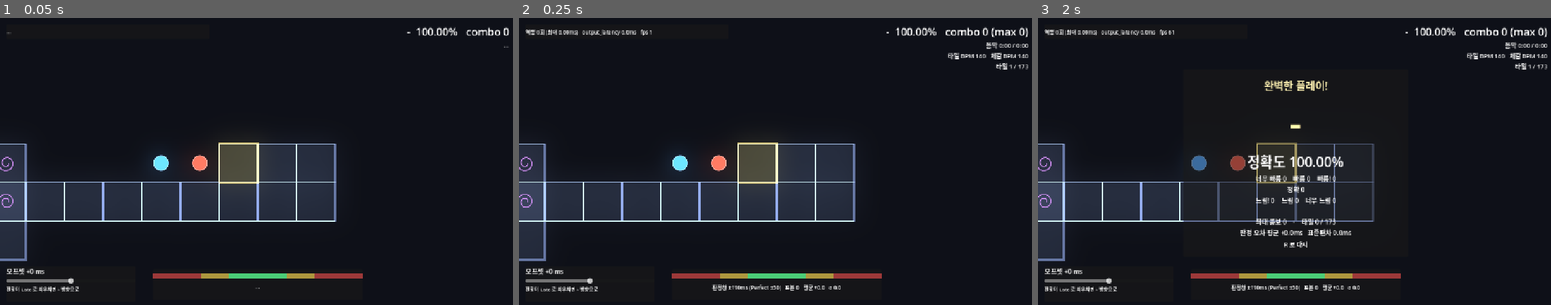
Above: before the commit, frames 1-3 (left to right).
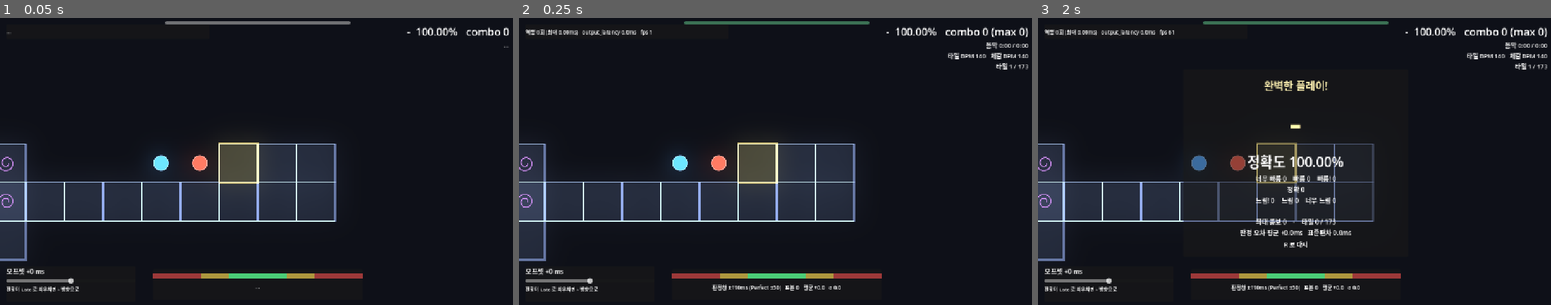
Above: after the commit, the same moments.

Repository: gook-lab/rhythm-godot
Game: Godot game, scene res://scenes/Main.tscn
Same seed, same stepped clock (60 frames per second), same inputs: the game is played once before the commit and once after it. Sound files missing from this copy of the repository are replaced by a short silence.
Inputs (mouse positions are in pixels of both pictures, inside the frame that each line leads up to):
- Up to frame 1 (0.05 s): no input
- Up to frame 2 (0.25 s): no input
- Up to frame 3 (2 s): tap Enter at 0.5 s; move the mouse to (1407, 150) at 0.52 s; tap R at 0.6, 1.35 s; click (1407, 150) at 0.67 s; tap Space at 0.77, 1.52 s; move the mouse to (1191, 178) at 1.27 s; click (1191, 178) at 1.42 s

The runs differ from the first frame. In frame 1, 0.4% of the frame differs, in the area x 32-69%, y 1-3%; in frame 2, 0.4%; in frame 3, 0.4%.

Commit message:
fix: 정확도 실패 -> 체력 시스템 (판정 로직 재설계)
실사용 보고: 오토플레이(실제로는 무입력 관전)에서 12판정 만에 실패.
1분 9초 곡이 11초에 끝났다. 정확도 기반 실패의 결함 두 가지가 드러났다:

1. 정확도는 누적값이라 한 번 떨어지면 회복이 사실상 불가능하다.
   초반에 감 잡느라 몇 개 놓치면 그걸로 끝 — 리듬게임에서 가혹하다.
2. 안 치고 보고만 있어도 실패한다. 관전은 실패가 아니다.

## 체력 시스템 (Score.health)
미스 -7 · Perfect +1.6 · E/L Perfect +1.0 · Very +0.4. 시작 100, 0이면 실패.
연속 미스 약 15개에 죽고, 잘 치면 돌아온다.
핵심: 한 번도 안 눌렀으면 아예 깎지 않는다(Score.started) —
delta 가 유한한 판정(=실제 입력)이 처음 들어올 때부터 센다.
상단 중앙 체력 바 (60 아래 노랑, 30 아래 빨강).

스모크 실측:
  무입력          -> 무피해 완주 (started=false)
  전부 정확       -> 체력 100 유지, 랭크 SS~P
  20% 미스        -> 체력 78 생존, 랭크 B
  50% 미스        -> 39타일에서 체력 0 사망, F

## 곁다리 수정 2건 (검증 중 발견)
- 정지 후 클럭: stop() 뒤 get_playback_position() 이 0 을 돌려줘서
  클럭이 곡 길이만큼(-20.9초 실측) 역행했다. 정지 상태에선 마지막 값 유지.
- 카메라 가드: '한 프레임 최대 이동' 은 OS 히치를 재는 값이었다
  (4회 실측 5.2/10.0/17.5/36.3px 산포, p99 는 3.0~3.3 일관).
  중앙값 8배 초과 프레임의 비율(>0.3%)로 교체.

## 조작 테스트 경계 플레이크 수정
의도 +45ms 가 폴링 편향(+7~13ms)으로 실측 +52~58 이 되어 LATE PERFECT
상한 60 에 2~8ms 여유로 붙어 있었다. 히치 한 번에 VERY_LATE 로 넘어가는
플레이크. 오프셋을 '창 중앙 - 10ms' 로 재배치해 여유 12ms+ 확보.

테스트: 121 -> 134 passed (체력 13종 추가) · 스모크 4모드 PASS ·
조작 21/21 연속 2회 PASS

Diff:
--- a/scenes/Main.tscn
+++ b/scenes/Main.tscn
@@ -62,6 +62,19 @@
 
 [node name="UI" type="CanvasLayer" parent="."]
 
+[node name="HealthBar" type="ProgressBar" parent="UI"]
+anchor_left = 0.5
+anchor_right = 0.5
+offset_left = -230.0
+offset_top = 8.0
+offset_right = 230.0
+offset_bottom = 16.0
+grow_horizontal = 2
+max_value = 100.0
+value = 100.0
+show_percentage = false
+mouse_filter = 2
+
 [node name="ComboBox" type="VBoxContainer" parent="UI"]
 anchor_left = 0.5
 anchor_right = 0.5
--- a/scripts/AudioClock.gd
+++ b/scripts/AudioClock.gd
@@ -110,6 +110,11 @@
 ##    판정 오차로 그대로 들어간다. 두 곳에서 각각 불러도 단조 클램프가 있어 모순이 없다.
 func now_ms() -> float:
 	assert(is_warm(), "now_ms() before warm — 호출자가 is_warm() 게이트를 빠뜨렸다")
+	# 정지한 뒤에는 get_playback_position() 이 0 을 돌려준다.
+	# 그대로 계산하면 클럭이 곡 길이만큼 통째로 뒤로 가고(실측 -20.9초)
+	# 역행 카운터가 오염된다. 정지 상태에서는 마지막 값을 그대로 유지한다.
+	if not _player.playing:
+		return _last_ms
 	var pos := _player.get_playback_position()               # 초
 	var since_mix := AudioServer.get_time_since_last_mix()   # 초
 	var latency := AudioServer.get_output_latency()          # 초
--- a/scripts/Main.gd
+++ b/scripts/Main.gd
@@ -35,11 +35,10 @@
 const SHAKE_HZ := 22.0
 const SHAKE_MIN_COMBO := 3
 
-## 정확도가 이 아래로 떨어지면 실패로 끝낸다.
-## 초반 한두 번 미스로 끝나면 가혹하므로 유예 판정 수를 둔다 —
-## 판정이 적을 때는 한 번만 놓쳐도 정확도가 크게 흔들린다.
-@export var fail_below_accuracy: float = 55.0
-@export var fail_grace_judgments: int = 12
+## 실패는 체력으로 판정한다(Score.health). 정확도 기반이 아니다 —
+## 정확도는 누적이라 한 번 떨어지면 회복이 안 되고, 초반 미스 몇 개로 끝나버린다.
+## 체력은 미스 -7, 정확 +1.6 이라 14연속 미스면 죽지만 잘 치면 돌아온다.
+## 그리고 플레이어가 한 번도 안 눌렀으면 아예 깎지 않는다(Score.started).
 
 ## 시작 카운트다운을 보여줄 박자 수. 인트로가 16박이라 전부 세면 지루하다.
 const COUNTDOWN_BEATS := 4
@@ -68,6 +67,7 @@
 @onready var _r_rank: Label = $UI/ResultPanel/Margin/VBox/Rank
 @onready var _r_acc: Label = $UI/ResultPanel/Margin/VBox/Accuracy
 @onready var _r_break: Label = $UI/ResultPanel/Margin/VBox/Breakdown
+@onready var _health: ProgressBar = $UI/HealthBar
 
 var _hit_times := PackedFloat32Array()
 var _positions := PackedVector2Array()
@@ -212,8 +212,7 @@
 		_planets.swap_roles()
 		_configure_orbit(_vis)
 
-	# 정확도 실패. 유예 판정 수를 넘긴 뒤부터 본다.
-	if _score.total >= fail_grace_judgments and _score.accuracy() < fail_below_accuracy:
+	if _score.is_dead():
 		_on_song_finished(true)
 		return
 
@@ -371,7 +370,7 @@
 	_r_rank.text = rank
 	_r_acc.text = "정확도 %.2f%%" % acc
 	if failed:
-		_r_headline.text = "실패 — 정확도 %.0f%% 아래" % fail_below_accuracy
+		_r_headline.text = "실패 — 체력 소진"
 		_r_headline.modulate = Color(1.2, 0.45, 0.45)
 		_r_rank.modulate = Color(1.2, 0.45, 0.45)
 	else:
@@ -416,6 +415,9 @@
 # ------------------------------------------------------------------ HUD
 func _update_hud(t: float) -> void:
 	_hud_score.text = _score.summary_line()
+	_health.value = _score.health
+	_health.modulate = Color(1.0, 0.45, 0.45) if _score.health < 30.0 \
+		else (Color(1.0, 0.9, 0.5) if _score.health < 60.0 else Color(0.5, 1.0, 0.7))
 	_combo_label.text = str(_score.combo) if _score.combo > 0 else ""
 	if _score.combo == 0:
 		_verdict_label.text = ""
--- a/scripts/Score.gd
+++ b/scripts/Score.gd
@@ -20,6 +20,22 @@
 ## 판정 오차 표본(ms). Miss 는 제외 — 시각이 없으므로 산포에 못 넣는다.
 var deltas: Array[float] = []
 
+## 체력. 정확도 기반 실패를 대체한다.
+##
+## 정확도는 누적값이라 한 번 떨어지면 회복이 사실상 불가능하다.
+## 초반에 감 잡느라 몇 개 놓치면 그걸로 끝인데, 리듬게임에서 그건 가혹하다.
+## 체력은 미스에 깎이고 잘 치면 돌아온다 — 나쁜 출발이 사형선고가 아니게 된다.
+const HEALTH_MAX := 100.0
+const DMG_MISS := 7.0
+const HEAL_PERFECT := 1.6
+const HEAL_EDGE := 1.0      # E/L Perfect
+const HEAL_VERY := 0.4
+var health := HEALTH_MAX
+
+## 플레이어가 아직 한 번도 안 눌렀으면 체력을 깎지 않는다.
+## 그냥 보고 있는 중이거나 아직 시작 안 한 것이지 '실패'가 아니다.
+var started := false
+
 
 func _ready() -> void:
 	reset()
@@ -33,6 +49,8 @@
 	weight_sum = 0.0
 	combo = 0
 	max_combo = 0
+	health = HEALTH_MAX
+	started = false
 
 
 ## 재시작해도 표본은 남긴다. 산포 측정이 세션 단위이기 때문이다.
@@ -42,6 +60,20 @@
 
 
 func on_judged(v: Judge.Verdict, delta_ms: float, _tile: int) -> void:
+	# 입력이 있었던 판정(= delta 가 유한한 것)이 들어오면 그때부터 '시작'이다.
+	if is_finite(delta_ms):
+		started = true
+	if started:
+		if Judge.is_miss(v):
+			health = maxf(0.0, health - DMG_MISS)
+		else:
+			var heal := HEAL_VERY
+			if v == Judge.Verdict.PERFECT:
+				heal = HEAL_PERFECT
+			elif v == Judge.Verdict.EARLY_PERFECT or v == Judge.Verdict.LATE_PERFECT:
+				heal = HEAL_EDGE
+			health = minf(HEALTH_MAX, health + heal)
+
 	counts[v] = int(counts.get(v, 0)) + 1
 	total += 1
 	weight_sum += Judge.accuracy_weight(v)
@@ -52,6 +84,10 @@
 		max_combo = maxi(max_combo, combo)
 	if is_finite(delta_ms):
 		deltas.append(delta_ms)
+
+
+func is_dead() -> bool:
+	return started and health <= 0.0
 
 
 func accuracy() -> float:
--- a/tests/InputRunner.gd
+++ b/tests/InputRunner.gd
@@ -18,7 +18,12 @@
 ## 타일 1..9 에 대한 의도 오프셋(ms). t04_mixed 는 심판 타일이 9개다.
 ## 개수가 타일 수와 안 맞으면 남는 타일이 자동으로 미스가 되어 계수가 어긋난다.
 ## 999 = 일부러 안 누른다(감시자가 TOO_LATE 를 내야 한다).
-const OFFSETS := [0.0, 45.0, -45.0, 85.0, -85.0, 999.0, 0.0, 0.0, 0.0]
+##
+## 값은 '판정창 중앙 - 폴링 편향(~10ms)' 이다. 이 하네스는 프레임마다 폴링해서
+## 항상 +7~13ms 늦게 누른다. 처음에 +45(LATE PERFECT 창 30~60 의 중앙)를 줬더니
+## 실측 +52~58 로 상한 60 에 2~8ms 여유로 붙어서, 프레임 히치 한 번에
+## VERY_LATE 로 넘어가는 플레이크가 났다. 중앙-10 으로 두면 여유가 12ms 이상이다.
+const OFFSETS := [-10.0, 35.0, -55.0, 75.0, -95.0, 999.0, -10.0, -10.0, -10.0]
 
 var _main: Node
 var _hit: PackedFloat32Array
@@ -112,16 +117,16 @@
 	# 등급이 제대로 매핑됐는가
 	_expect(score.count_of(Judge.Verdict.TOO_LATE) == 1,
 		"무입력 1건이 TOO_LATE (%d건)" % score.count_of(Judge.Verdict.TOO_LATE))
-	_expect(score.count_of(Judge.Verdict.PERFECT) >= 3,
-		"오프셋 0 세 번이 PERFECT (%d건)" % score.count_of(Judge.Verdict.PERFECT))
+	_expect(score.count_of(Judge.Verdict.PERFECT) == 4,
+		"의도 -10ms 네 번이 PERFECT (%d건)" % score.count_of(Judge.Verdict.PERFECT))
 	_expect(score.count_of(Judge.Verdict.LATE_PERFECT) == 1,
-		"+45ms -> LATE PERFECT (%d건)" % score.count_of(Judge.Verdict.LATE_PERFECT))
+		"+35ms -> LATE PERFECT (%d건)" % score.count_of(Judge.Verdict.LATE_PERFECT))
 	_expect(score.count_of(Judge.Verdict.EARLY_PERFECT) == 1,
-		"-45ms -> EARLY PERFECT (%d건)" % score.count_of(Judge.Verdict.EARLY_PERFECT))
+		"-55ms -> EARLY PERFECT (%d건)" % score.count_of(Judge.Verdict.EARLY_PERFECT))
 	_expect(score.count_of(Judge.Verdict.VERY_LATE) == 1,
-		"+85ms -> LATE! (%d건)" % score.count_of(Judge.Verdict.VERY_LATE))
+		"+75ms -> LATE! (%d건)" % score.count_of(Judge.Verdict.VERY_LATE))
 	_expect(score.count_of(Judge.Verdict.VERY_EARLY) == 1,
-		"-85ms -> EARLY! (%d건)" % score.count_of(Judge.Verdict.VERY_EARLY))
+		"-95ms -> EARLY! (%d건)" % score.count_of(Judge.Verdict.VERY_EARLY))
 
 	# 3) echo 가 걸러졌는가 — 안 걸러졌으면 판정 수가 타일 수를 넘는다
 	_expect(score.total <= _hit.size() - 1,
--- a/tests/SmokeRunner.gd
+++ b/tests/SmokeRunner.gd
@@ -131,7 +131,8 @@
 	var sec := int(wall)
 	if sec != _last_sec and sec % 5 == 0 and sec > 0:
 		_last_sec = sec
-		var warm: bool = AudioClock.is_warm()
+		# 끝난 뒤에는 클럭을 읽지 않는다 — 정지 상태의 값은 의미가 없다.
+		var warm: bool = AudioClock.is_warm() and not fin
 		var clk: float = AudioClock.now_ms() if warm else -1.0
 		print("  %7d  %8.0f  %4d  %4d  %d" % [sec, clk, idx,
 			int(_main.get_node("Score").total), int(AudioClock.clamp_hits)])
@@ -153,6 +154,7 @@
 		print("  랭크 %s · 정확도 %.2f%% · 최대콤보 %d · 표본 %d 평균 %+.1fms σ %.1fms"
 			% [score.rank(), score.accuracy(), score.max_combo,
 			   st2.n, st2.mean, st2.sd])
+	print("  체력 %.1f / %.0f · started %s" % [score.health, Score.HEALTH_MAX, score.started])
 	print("  클럭 역행 %d회 · 최대 %.3fms" % [int(AudioClock.clamp_hits),
 		float(AudioClock.max_backstep_ms)])
 	# 카메라 부드러움: 프레임당 이동량의 중앙값 대비 최대값.
@@ -190,18 +192,20 @@
 		if score.count_of(Judge.Verdict.TOO_LATE) > 0:
 			print("  FAIL 자동플레이인데 미스가 %d 건"
 				% score.count_of(Judge.Verdict.TOO_LATE)); fails += 1
-	# 무입력이면 정확도 실패 조건에 걸려서 일찍 끝나는 게 '정상'이다.
-	# 자동플레이(미스 없음)일 때만 완주를 요구한다.
-	var grace: int = int(_main.get("fail_grace_judgments"))
-	if autoplay and miss_every == 0:
+	# 실패는 체력으로 판정한다. 그리고 한 번도 안 누른 플레이어는 체력이 안 깎인다
+	# (Score.started) — 보고만 있는 걸 실패로 치면 안 되기 때문이다.
+	# 따라서 무입력은 '전부 미스지만 완주' 가 정상이다.
+	if not autoplay:
+		if score.total < n:
+			print("  FAIL 무입력인데 완주 못 함 (판정 %d < 타일 %d) — started 가드가 깨졌나?"
+				% [score.total, n]); fails += 1
+		if score.health < Score.HEALTH_MAX - 0.01:
+			print("  FAIL 무입력인데 체력이 깎였다 (%.1f)" % score.health); fails += 1
+	elif miss_every == 0:
 		if score.total < n:
 			print("  FAIL 자동플레이인데 판정 %d < 타일 %d" % [score.total, n]); fails += 1
-	else:
-		if score.total < grace:
-			print("  FAIL 유예(%d) 전에 끝났다 (판정 %d)" % [grace, score.total]); fails += 1
-		if not autoplay and score.total > grace + 3:
-			print("  FAIL 무입력인데 실패 조건이 안 걸렸다 (판정 %d, 유예 %d)"
-				% [score.total, grace]); fails += 1
+		if score.health < Score.HEALTH_MAX - 0.01:
+			print("  FAIL 전부 정확인데 체력이 깎였다 (%.1f)" % score.health); fails += 1
 	# 역행은 구조적으로 일어난다. 횟수가 아니라 크기로 본다.
 	# 한 청크(~6ms)를 크게 넘으면 그건 다른 문제다.
 	# 카메라 경로가 불연속이면 프레임당 이동량이 중앙값 대비 크게 튄다.
@@ -209,8 +213,20 @@
 	if p99 > maxf(med * 4.0 + 1.0, 6.0):
 		print("  FAIL 카메라 p99 %.1fpx 가 중앙 %.1fpx 대비 과도하다 — 경로가 불연속인가?"
 			% [p99, med]); fails += 1
-	if mx > 20.0:
-		print("  FAIL 카메라가 한 프레임에 %.1fpx 튀었다" % mx); fails += 1
+	# '한 프레임 최대 이동'으로 가드하면 안 된다. 그건 카메라 설계가 아니라
+	# 프레임 시간 안정성을 재는 값이라, OS 히치 한 번에 터진다.
+	# 실측: 같은 코드로 4회 돌려 최대값이 5.2 / 10.0 / 17.5 / 36.3px 로 흩어졌고
+	# p99 는 3.0~3.3px 로 일관됐다.
+	# 진짜 불연속이면 '여러 프레임'에 걸쳐 나타난다 — 그 비율로 본다.
+	var spikes := 0
+	for st in _cam_steps:
+		if st > med * 8.0 + 2.0:
+			spikes += 1
+	var spike_pct := 100.0 * spikes / maxf(float(_cam_steps.size()), 1.0)
+	print("  카메라 스파이크 %d프레임 (%.2f%%)" % [spikes, spike_pct])
+	if spike_pct > 0.3:
+		print("  FAIL 카메라 스파이크가 %.2f%% — 산발적 히치가 아니라 구조적이다"
+			% spike_pct); fails += 1
 	# 흔들림. 순간 위치를 쫓으면 경로의 지그재그를 그대로 따라가 5.9~8.2x 가 된다.
 	# 타깃이 지그재그를 그대로 쫓는지 (순간 위치 추적이면 5.9~8.2x)
 	if waste > 3.0:
--- a/tests/run_tests.gd
+++ b/tests/run_tests.gd
@@ -36,6 +36,7 @@
 	t_score()
 	t_speed_tiles()
 	t_twirl()
+	t_health()
 
 	print("\n%d passed, %d failed" % [_pass, _fail])
 	quit(_fail)
@@ -451,3 +452,57 @@
 		"twirl 이 히트타임을 바꾼다 (%.0f -> %.0f)" % [h_no[2], h_tw[2]])
 	# CCW 0.5박이 CW 에선 1.5박이 된다 (270도 상대각의 반대편)
 	eq(h_tw[2] - h_tw[1], 750.0, "CW 에서 같은 기하는 1.5박 = 750ms")
+
+
+## 체력 — 실패 조건.
+##
+## 정확도 기반 실패를 대체한 이유: 정확도는 누적이라 한 번 떨어지면 회복이 안 된다.
+## 초반에 감 잡느라 몇 개 놓치면 그걸로 끝인데 리듬게임에서 그건 가혹하다.
+func t_health() -> void:
+	print("체력 — 안 눌렀으면 안 깎인다")
+	var s := Score.new()
+	s.reset()
+	ok(is_equal_approx(s.health, Score.HEALTH_MAX), "시작 체력 만땅")
+	ok(not s.started, "아직 시작 안 함")
+	# 보고만 있는 상태: 미스가 쌓여도 체력이 안 깎여야 한다
+	for i in range(50):
+		s.on_judged(Judge.Verdict.TOO_LATE, INF, i)
+	ok(is_equal_approx(s.health, Score.HEALTH_MAX), "무입력 미스 50회 — 체력 유지")
+	ok(not s.is_dead(), "무입력으로는 안 죽는다")
+
+	print("체력 — 한 번 누르면 그때부터 깎인다")
+	s.reset()
+	s.on_judged(Judge.Verdict.PERFECT, 0.0, 0)     # 첫 입력
+	ok(s.started, "입력 후 started")
+	var h0 := s.health
+	s.on_judged(Judge.Verdict.TOO_LATE, INF, 1)
+	ok(s.health < h0, "미스로 체력 감소 (%.1f -> %.1f)" % [h0, s.health])
+	eq(h0 - s.health, Score.DMG_MISS, "감소량이 DMG_MISS")
+
+	print("체력 — 잘 치면 돌아온다")
+	s.reset()
+	s.on_judged(Judge.Verdict.PERFECT, 0.0, 0)
+	for i in range(5):
+		s.on_judged(Judge.Verdict.TOO_LATE, INF, i)
+	var low := s.health
+	ok(low < Score.HEALTH_MAX, "5미스로 떨어짐 (%.1f)" % low)
+	for i in range(20):
+		s.on_judged(Judge.Verdict.PERFECT, 0.0, i)
+	ok(s.health > low, "정확으로 회복 (%.1f -> %.1f)" % [low, s.health])
+	ok(s.health <= Score.HEALTH_MAX, "만땅을 안 넘는다 (%.1f)" % s.health)
+
+	print("체력 — 연속 미스로 죽는다")
+	s.reset()
+	s.on_judged(Judge.Verdict.PERFECT, 0.0, 0)
+	var n := 0
+	while not s.is_dead() and n < 200:
+		s.on_judged(Judge.Verdict.TOO_LATE, INF, n)
+		n += 1
+	ok(s.is_dead(), "연속 미스로 사망")
+	# 100 체력 / 7 데미지 = 15연속. 정확 1회분 회복(+1.6)을 감안해 15~16.
+	ok(n >= 14 and n <= 17, "%d 연속 미스에 사망 (14~17 기대)" % n)
+
+	print("체력 — 리셋")
+	s.reset()
+	ok(is_equal_approx(s.health, Score.HEALTH_MAX) and not s.started, "reset 이 체력·started 복구")
+	s.free()
Not shown, changed: README.md
